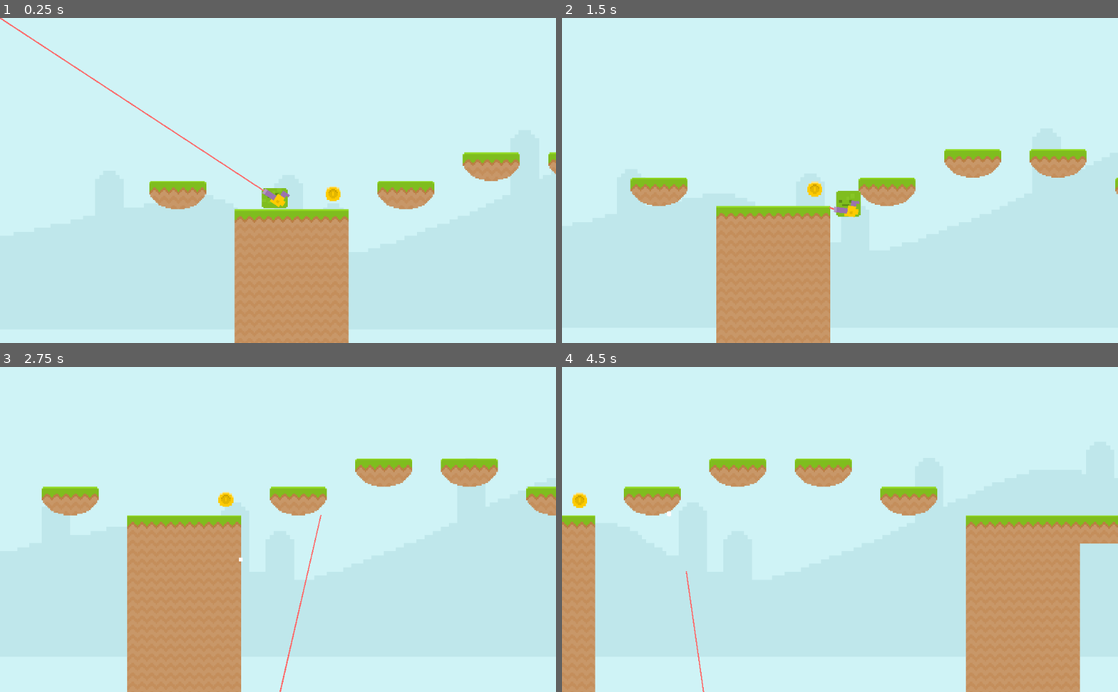
Above: before the commit, frames 1-4 (two rows, left to right).
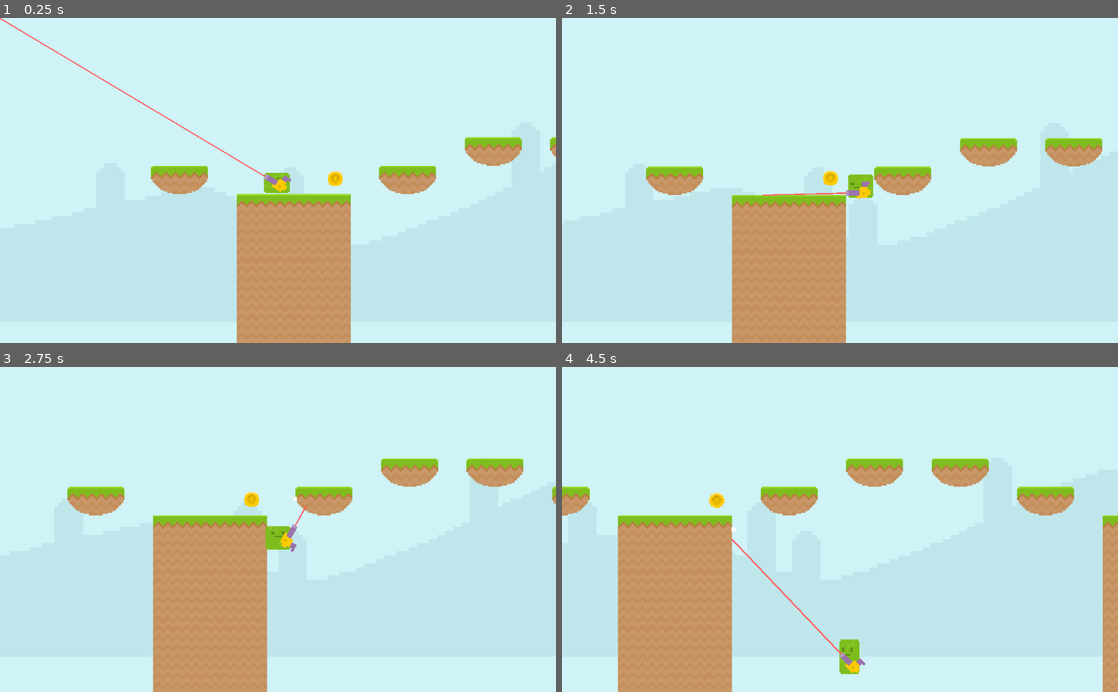
Above: after the commit, the same moments.

Repository: Nicguru/GAME-cubeswguns
Game: Godot game, scene res://scenes/Main.tscn
Same seed, same stepped clock (60 frames per second), same inputs: the game is played once before the commit and once after it.
Inputs (mouse positions are in pixels of both pictures, inside the frame that each line leads up to):
- Up to frame 1 (0.25 s): no input
- Up to frame 2 (1.5 s): move the mouse to (962, 164) at 0.52 s; press the mouse at (962, 164) at 0.53 s; hold D (right) from 0.53 s (still down); tap Space (jump) at 0.77 s; move the mouse to (728, 196) at 1.27 s; release the mouse at (728, 196) at 1.28 s; tap Shift (ability_1) at 1.35 s
- Up to frame 3 (2.75 s): tap Space (jump) at 1.52 s; click (166, 545) at 1.55 s; move the mouse to (333, 458) at 2.02 s; release D (right) at 2.03 s; press the mouse at (333, 458) at 2.03 s; hold A (left) from 2.03 s (still down)
- Up to frame 4 (4.5 s): move the mouse to (812, 594) at 2.77 s; release A (left) at 2.78 s; release the mouse at (812, 594) at 2.78 s; hold D (right) 2.78-4.28 s; click (812, 594) at 2.85 s; tap Space (jump) at 3.02, 3.77 s; move the mouse to (1006, 578) at 3.52 s; press the mouse at (1006, 578) at 3.53 s; tap Shift (ability_1) at 3.6 s; move the mouse to (673, 480) at 4.27 s; release the mouse at (673, 480) at 4.28 s; hold A (left) from 4.28 s (still down); click (673, 480) at 4.35 s

The runs differ from the first frame. In frame 1, 6.8% of the frame differs, in the area x 0-100%, y 0-100%; in frame 2, 8.7%; in frame 3, 10%; in frame 4, 35%, in the area x 0-100%, y 28-100%.

Commit message:
added ShakeCamera2D, player movement tweaks

Diff:
--- a/scenes/Camera2D.gd
+++ /dev/null
@@ -1,24 +0,0 @@
-extends Camera2D
-
-export var path: NodePath
-onready var player = get_node(path)
-
-# Declare member variables here. Examples:
-# var a = 2
-# var b = "text"
-
-
-# Called when the node enters the scene tree for the first time.
-func _ready():
-	pass # Replace with function body.
-
-func midpoint(v1, v2):
-	#print(v1, v2)
-	var mp = (v1 + v2) / 2
-	print(mp)
-	return mp
-
-
- #Called every frame. 'delta' is the elapsed time since the previous frame.
-func _process(delta):
-	set_global_position(midpoint(player.get_global_position(), get_global_mouse_position()))
--- a/scenes/CameraNode.gd
+++ /dev/null
@@ -1,24 +0,0 @@
-extends Node2D
-
-export var path: NodePath
-onready var player = get_node(path)
-
-# Declare member variables here. Examples:
-# var a = 2
-# var b = "text"
-
-
-# Called when the node enters the scene tree for the first time.
-func _ready():
-	pass # Replace with function body.
-
-func midpoint(v1, v2):
-	#print(v1, v2)
-	var mp = (v1 + v2) / 2
-	print(mp)
-	return mp
-
-
- #Called every frame. 'delta' is the elapsed time since the previous frame.
-func _process(delta):
-	$Camera2D.set_global_position(midpoint(player.get_global_position(), get_global_mouse_position()))
--- a/scenes/Gun.gd
+++ b/scenes/Gun.gd
@@ -2,12 +2,16 @@
 
 onready var hit_effect = preload("res://scenes/HitEffect.tscn")
 
-const FIRE_RATE = 0
+const FIRE_RATE = 0.25
 const KICKBACK = 500
 const DAMAGE = 10
+const AMMO_CAPACITY = 10
+
+var reload_time = 3
+var ammo = AMMO_CAPACITY
 
 var can_fire = true
-signal weapon_fired(recoil_vector, damage, hit_position)
+signal weapon_fired(recoil_vector, damage, hit_position, effect)
 
 func spawn_particles(effect):
 	effect.set_position(to_local($RayCast2D.get_collision_point()))
@@ -19,15 +23,21 @@
 func fire():
 	if can_fire:
 		can_fire = false
+		ammo -= 1
 		print("fire")
-		print("....")
-		$FireRateTimer.start(FIRE_RATE)
+		print("ammo = ", ammo, "/", AMMO_CAPACITY)
+		if ammo <= 0:
+			$FireRateTimer.start(reload_time)
+		else:
+			$FireRateTimer.start(FIRE_RATE)
 
 		emit_signal("weapon_fired", Vector2(-KICKBACK, 0).rotated(rotation),
 		DAMAGE,
-		$RayCast2D.get_collision_point())
-	else:
-		return Vector2.ZERO
+		$RayCast2D.get_collision_point(),
+		hit_effect.instance())
+
+
+
 
 func draw_laser():
 	var end_point
@@ -54,10 +64,13 @@
 		fire()
 
 	if Input.is_action_just_released("fire"):
-		$FireRateTimer.stop()
-		can_fire = true
+		if ammo > 0:
+			$FireRateTimer.stop()
+			can_fire = true
 
 
 
 func _on_FireRateTimer_timeout():
 	can_fire = true
+	if ammo <= 0:
+		ammo = AMMO_CAPACITY
--- a/scenes/Gun.tscn
+++ b/scenes/Gun.tscn
@@ -33,6 +33,8 @@
 rotation = 1.5708
 shape = SubResource( 1 )
 
+[node name="ReloadTimer" type="Timer" parent="."]
+
 [node name="FireRateTimer" type="Timer" parent="."]
 wait_time = 0.25
 one_shot = true
--- a/scenes/Main.gd
+++ b/scenes/Main.gd
@@ -6,15 +6,15 @@
 # var b = "text"
 
 
-func spawn_particles(pos):
-	var effect = hit_effect.instance()
+func spawn_particles(pos, effect):
 	effect.set_position(pos)
 	add_child(effect)
 
 
-func _on_weapon_fired(recoil_vector, damage, hit_position):
+func _on_weapon_fired(recoil_vector, damage, hit_position, effect):
 	print("weapon fired")
-	spawn_particles(hit_position)
+	spawn_particles(hit_position, effect)
+	$ShakeCamera2D.add_trauma(0.3)
 
 # Called when the node enters the scene tree for the first time.
 func _ready():
--- a/scenes/Main.tscn
+++ b/scenes/Main.tscn
@@ -6,6 +6,7 @@
 [ext_resource path="res://ASSETS/sprites/background/bg.png" type="Texture" id=4]
 [ext_resource path="res://scenes/Coin.tscn" type="PackedScene" id=5]
 [ext_resource path="res://scenes/Main.gd" type="Script" id=6]
+[ext_resource path="res://scenes/ShakeCamera2D.gd" type="Script" id=7]
 
 [sub_resource type="AtlasTexture" id=1]
 atlas = ExtResource( 1 )
@@ -62,8 +63,8 @@
 [node name="Player" parent="." instance=ExtResource( 2 )]
 position = Vector2( 129.526, 97.6917 )
 
-[node name="MainCamera" type="Camera2D" parent="Player"]
-position = Vector2( 1.80792, -14.2161 )
+[node name="ShakeCamera2D" type="Camera2D" parent="."]
+position = Vector2( 131.334, 83.4756 )
 current = true
 zoom = Vector2( 0.4, 0.4 )
 limit_bottom = 250
@@ -71,3 +72,8 @@
 smoothing_speed = 8.0
 editor_draw_limits = true
 editor_draw_drag_margin = true
+script = ExtResource( 7 )
+decay = 3.0
+max_roll = 0.0
+target = NodePath("../Player")
+[connection signal="body_entered" from="Fallzone" to="Player" method="_on_Fallzone_body_entered"]
--- a/scenes/Player.gd
+++ b/scenes/Player.gd
@@ -2,26 +2,29 @@
 
 const ACCEL : int = 50
 const MAX_SPEED = 300
+const MAX_FALL_SPEED = 600
 const GRAVITY : int = 20
 
 const ELASTICITY : int = 1200
 
 #Jump
-const MAX_JUMPS : int = 2
+export var MAX_JUMPS : int = 2
 const JUMP_FORCE : int = 500
 const JUMP_MIN : int = 200
-var fallMultiplier : int = 2
-var lowJumpMultiplier : int = 10
 var jumps : int = MAX_JUMPS
 var landed = false
 
 
 #Wall Jumps
-const WALL_SLIDE_ACCEL : int = 10
+const WALL_SLIDE_ACCEL : int = 1
 const MAX_WALL_SLIDE_SPEED : int = 120
 
+#Velocities
 var velocity : Vector2 = Vector2(0, 0)
 var velocity_prev : Vector2 = Vector2()
+
+export var ground_momentum = 3
+export var air_momentum = 10
 
 var is_bullet_time = false
 
@@ -66,15 +69,18 @@
 			velocity.y = min(velocity.y + WALL_SLIDE_ACCEL, MAX_WALL_SLIDE_SPEED)
 
 
-	#gravity
-	velocity.y += GRAVITY
+	#gravity with max fall speed
+	velocity.y = min(velocity.y + GRAVITY, MAX_FALL_SPEED)
 
 
 	#handle movement
 	velocity = move_and_slide(velocity, Vector2.UP)
 
 	#slow to a stop
-	velocity.x = lerp(velocity.x, 0, 0.1)
+	if is_on_floor():
+		velocity.x = lerp(velocity.x, 0, 0.2)
+	else:
+		velocity.x = lerp(velocity.x, 0, 0.1)
 
 
 	#Squash and Stretch sprite based on movement
@@ -94,6 +100,8 @@
 
 	$AnimatedSprite.set_frame(int(floor(abs(deg_to_pointer / 36))))
 
+
+	#Bullet time testing
 	if Input.is_action_just_pressed("ability_1"):
 		is_bullet_time = !is_bullet_time
 
@@ -122,7 +130,8 @@
 	get_tree().change_scene("res://scenes/Main.tscn")
 
 
-func _on_Gun_weapon_fired(recoil_vector, damage, hit_position):
+# Called when the gun is fired
+func _on_Gun_weapon_fired(recoil_vector, damage, hit_position, effect):
 	if not is_on_floor():
 		velocity.x = recoil_vector.x
 		velocity.y = min(recoil_vector.y, velocity.y)
--- /dev/null
+++ b/scenes/ShakeCamera2D.gd
@@ -0,0 +1,42 @@
+extends Camera2D
+
+export var decay = 0.8
+export var max_offset = Vector2(100, 75)
+export var max_roll = 0.1
+export (NodePath) var target
+
+var trauma = 0.0
+var trauma_power = 2
+
+onready var noise = OpenSimplexNoise.new()
+var noise_y = 0
+
+# Declare member variables here. Examples:
+# var a = 2
+# var b = "text"
+
+
+# Called when the node enters the scene tree for the first time.
+func _ready():
+	randomize()
+	noise.seed = randi()
+	noise.period = 4
+	noise.octaves = 2
+
+func add_trauma(amount):
+	trauma = min(trauma + amount, 1.0)
+
+# Called every frame. 'delta' is the elapsed time since the previous frame.
+func _process(delta):
+	if target:
+		global_position = get_node(target).global_position
+	if trauma:
+		trauma = max(trauma - decay * delta, 0)
+		shake()
+
+func shake():
+	var amount = pow(trauma, trauma_power)
+	noise_y += 1
+	rotation = max_roll * amount * noise.get_noise_2d(noise.seed, noise_y)
+	offset.x = max_offset.x * amount * noise.get_noise_2d(noise.seed*2, noise_y)
+	offset.y = max_offset.y * amount * noise.get_noise_2d(noise.seed*3, noise_y)
Not shown: 1 places in scenes/Enemy.tscn that only renumber resources
Not shown: 1 places in scenes/Main.tscn that only renumber resources
